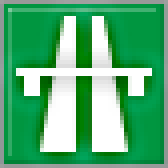
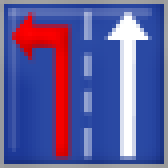
Layer changes from the first 168px x 168px image to the second:
hid group "18" (4 layers) over [0,4,168,164]
showed group "202_1" (3 layers) over [8,8,152,160]
